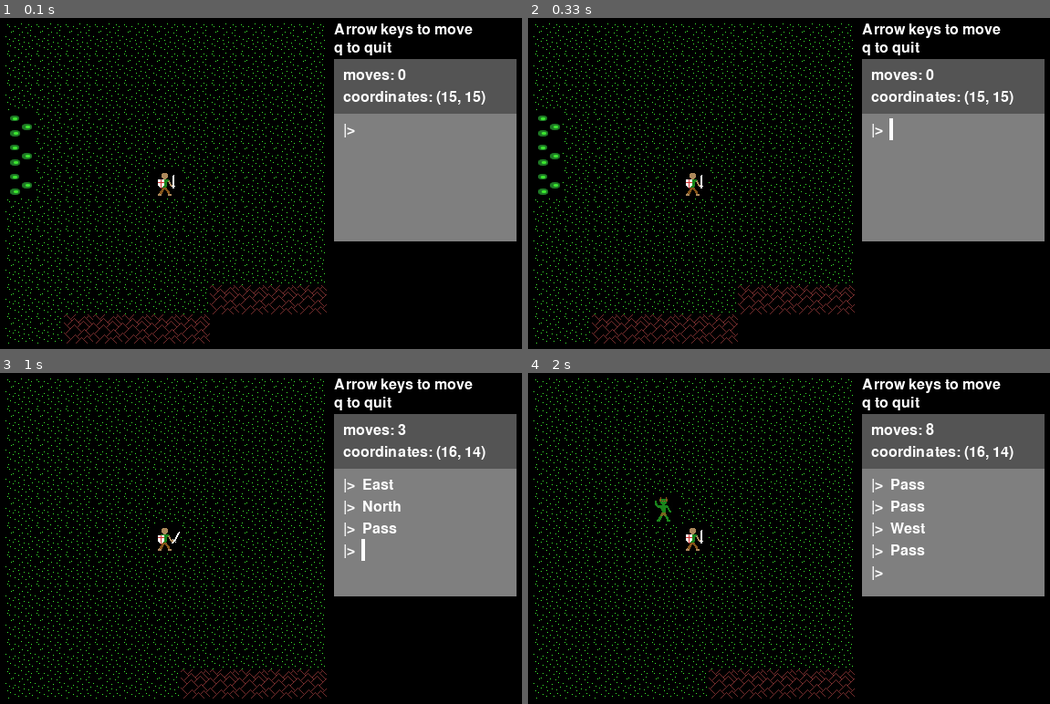
Above: before the commit, frames 1-4 (two rows, left to right).
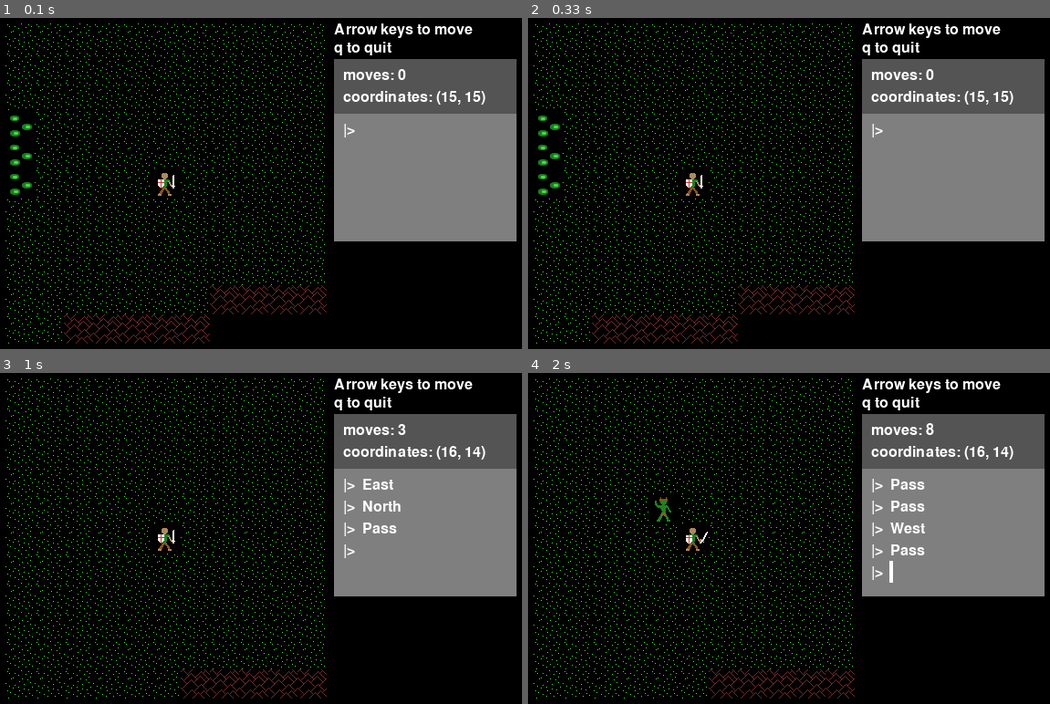
Above: after the commit, the same moments.

Repository: josh-reynolds/Python
Game: pygame game, started from pygame/nulltima/demo.py
Same seed, same stepped clock (60 frames per second), same inputs: the game is played once before the commit and once after it.
Inputs:
- Up to frame 1 (0.1 s): no input
- Up to frame 2 (0.33 s): no input
- Up to frame 3 (1 s): hold Right 0.33-0.8 s; hold Up from 0.83 s (still down); tap Space at 0.9 s
- Up to frame 4 (2 s): release Up at 1.13 s; hold Right 1.17-1.63 s; tap Space at 1.23, 1.53, 1.73 s; hold Left from 1.67 s (still down)

Frame 1 is identical in both runs. In frame 2, less than 0.1% of the frame differs, in the area x 69-70%, y 30-37%; in frame 3, less than 0.1%, in the area x 30-70%, y 47-57%; in frame 4, less than 0.1%.

Commit message:
Adjusting animation delay rates

Diff:
--- a/pygame/nulltima/actor.py
+++ b/pygame/nulltima/actor.py
@@ -7,10 +7,11 @@
         self.level = level
         self.time = 0
         self.current_image = 0
+        self.animation_delay = 60
 
     def update(self):
         self.time += 1
-        if self.time > 25:
+        if self.time > self.animation_delay:
             self.time = 0
             if self.current_image == 0:
                 self.current_image = 1
--- a/pygame/nulltima/game.py
+++ b/pygame/nulltima/game.py
@@ -89,6 +89,7 @@
         self.prompt_pos = 0
         self.prompt_color = self.bg
         self.time = 0
+        self.animation_delay = 40
         self.on_notify(last_move=None, player_position=None)
         self.render()
 
@@ -96,7 +97,7 @@
         if len(self.lines) > self.maxlines:
             self.lines.pop(0)
         self.time += 1
-        if self.time > 10:
+        if self.time > self.animation_delay:
             self.time = 0
             if self.prompt_color == self.bg:
                 self.prompt_color = self.fontcolor
Not shown, changed: pygame/nulltima/notes
